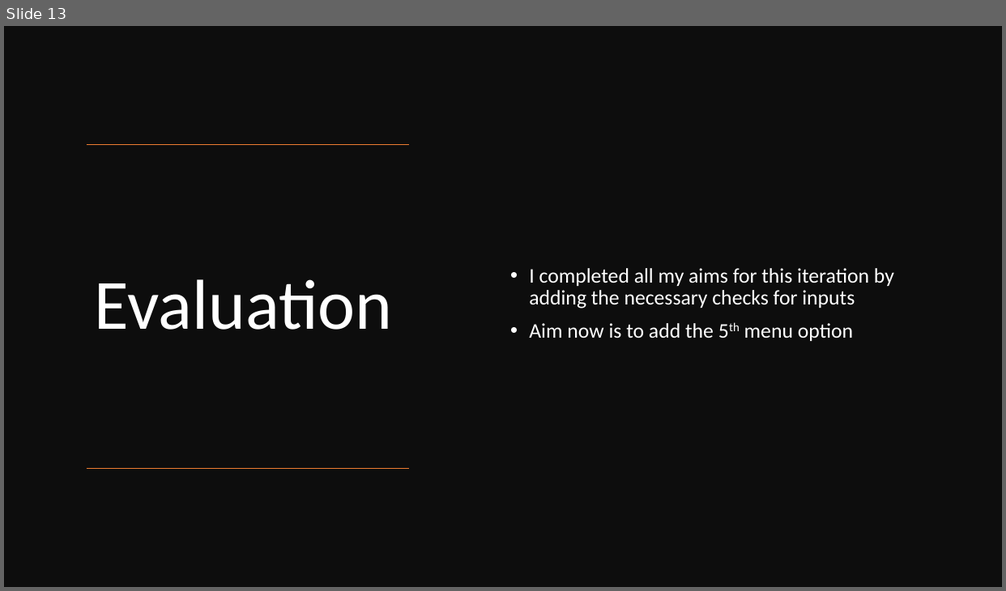
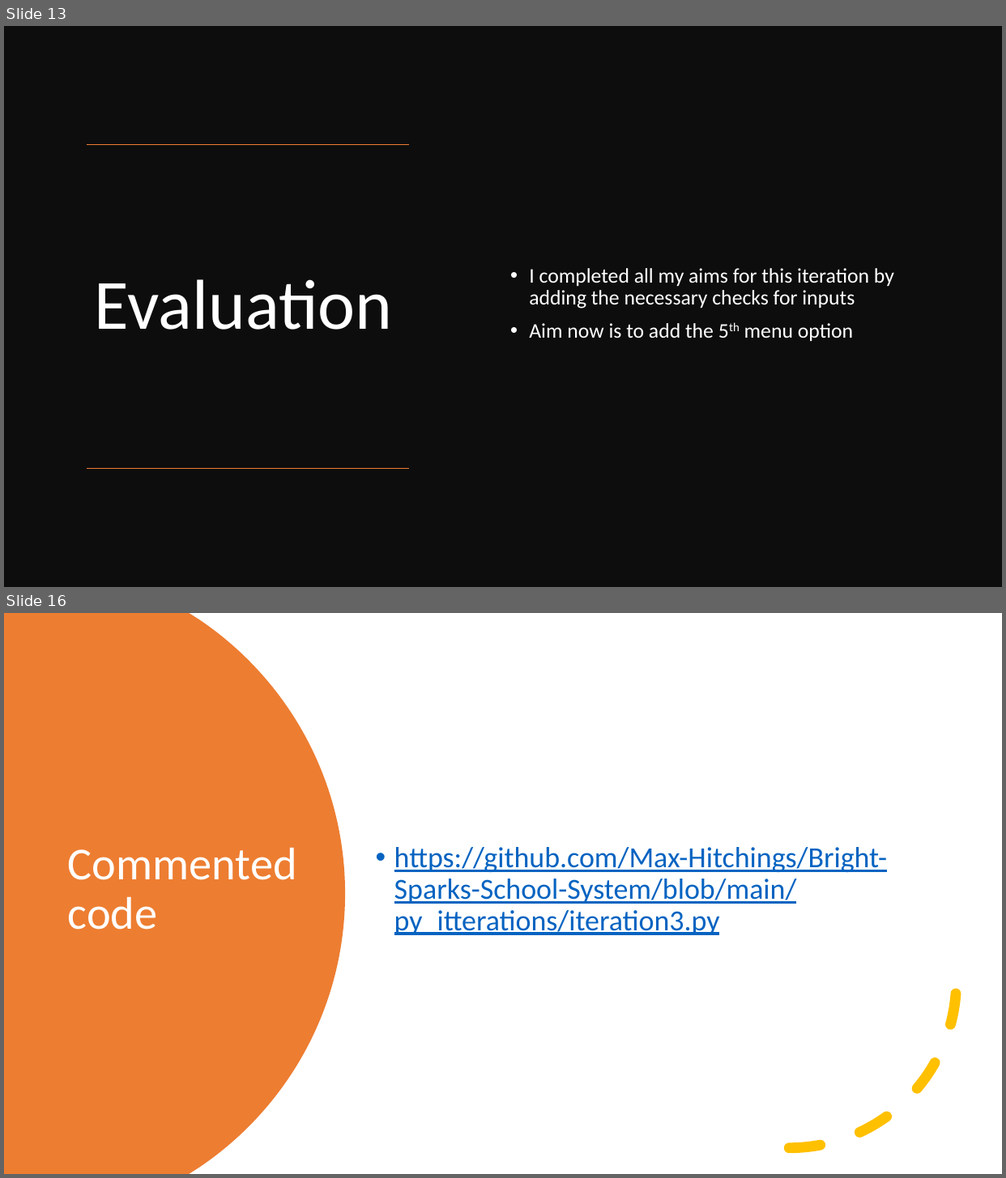
Before and after one commit to Max-Hitchings/Bright-Sparks-School-System, a slide deck: Bright Sparks Documentation.pptx. Shown one above the other, each under a label of ours: slide 13 before the commit, slides 13 and 16 after it; the slides between them are not shown. The pictures are 1006x591 and 1006x1178 pixels, drawn with LibreOffice and Linux fonts; fonts in the diff are those of the drawing. Boxes give left, top, right and bottom in pixels: in the first picture for what was removed or moved away, otherwise in the second. Text is boxed around its words. In the diff, an @@ line names an element or a change of style, - is before the commit and + after.

Commit message:
Iteration 3 documentation

```diff
--- a/Bright Sparks Documentation.pptx
+++ b/Bright Sparks Documentation.pptx
@@ slide 16 added at box(4, 613, 1002, 1174), background #FFFFFF @@
@@ freeform shape added at box(4, 613, 345, 1174), fill #ED7D31 @@
@@ arc (boxed as its full ellipse) added at box(622, 815, 957, 1149), outline #FFC000 10 pt dashed @@
@@ title added at box(68, 847, 297, 930), 44 pt, text #FFFFFF @@
+Commented code
@@ text added at box(394, 847, 887, 935), 28 pt, text #0563C1, underline @@
+• https://github.com/Max-Hitchings/Bright-Sparks-School-System/blob/main/py_itterations/iteration3.py
```
Also in this commit, not shown: 4 other slides added.
